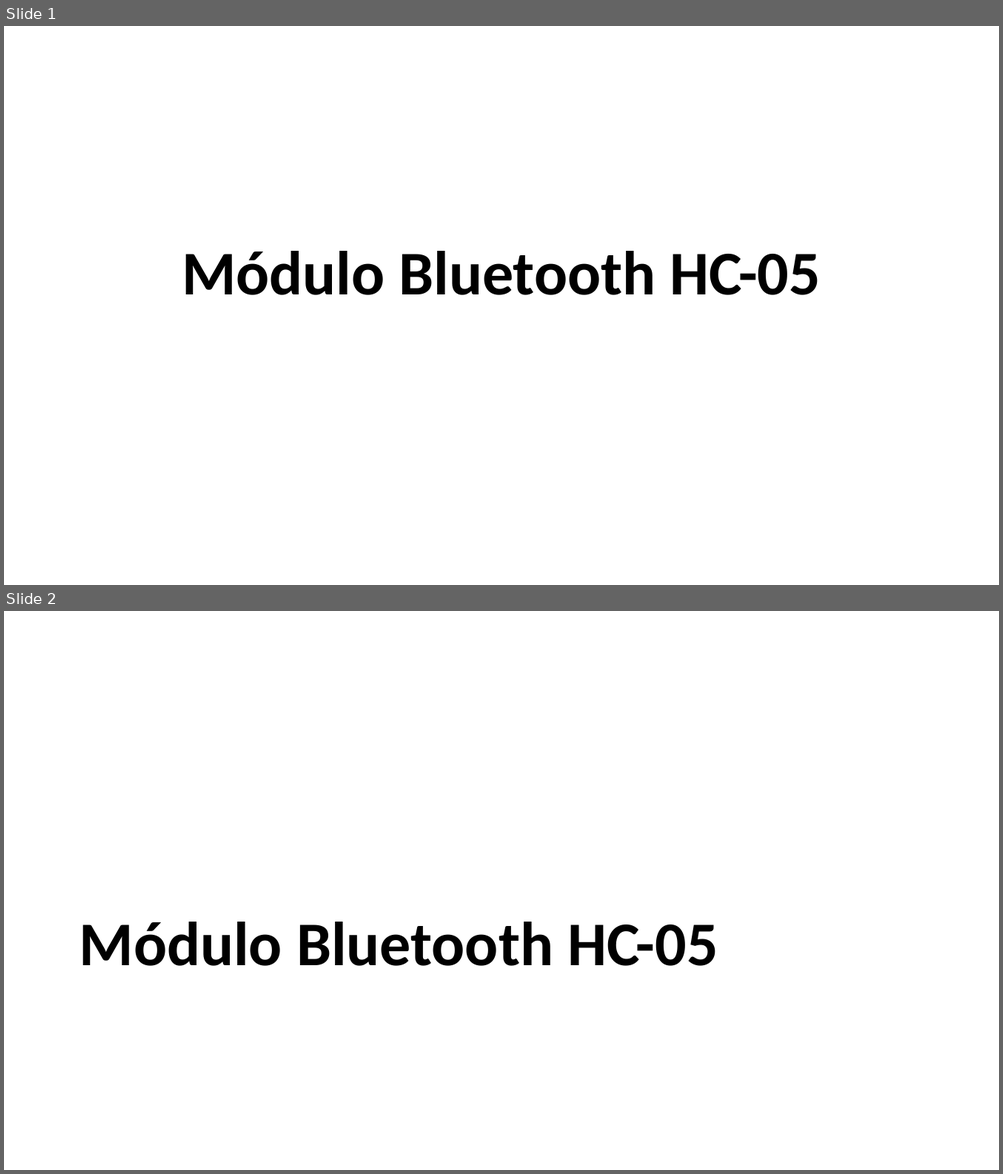
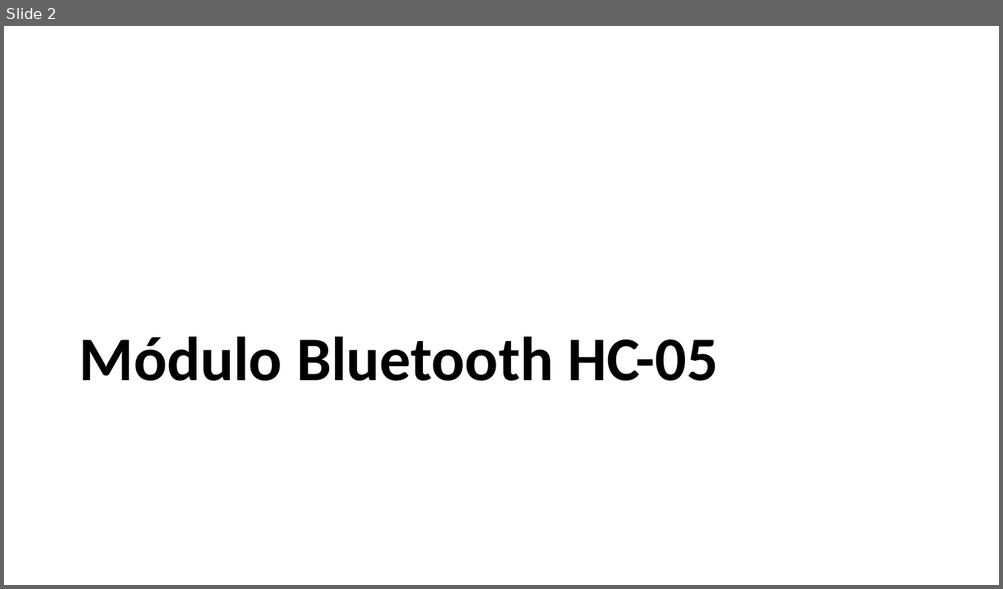
Before and after one commit to salmo-jr/public-slides, a slide deck: arduino-bluetooth.pptx. Shown one above the other, each under a label of ours: slides 1 and 2 before the commit, slide 2 after it. The pictures are 1003x1174 and 1003x589 pixels, drawn with LibreOffice and Linux fonts; fonts in the diff are those of the drawing. Boxes give left, top, right and bottom in pixels: in the first picture for what was removed or moved away, otherwise in the second. Text is boxed around its words. In the diff, an @@ line names an element or a change of style, - is before the commit and + after.

```diff
--- a/arduino-bluetooth.pptx
+++ b/arduino-bluetooth.pptx
@@ slide 1 removed at <box>4,26,999,585</box>, background #FFFFFF @@
@@ title removed at <box>182,251,820,295</box> @@
-Módulo Bluetooth HC-05
```
Also in this commit, not shown: 1 slide added.
